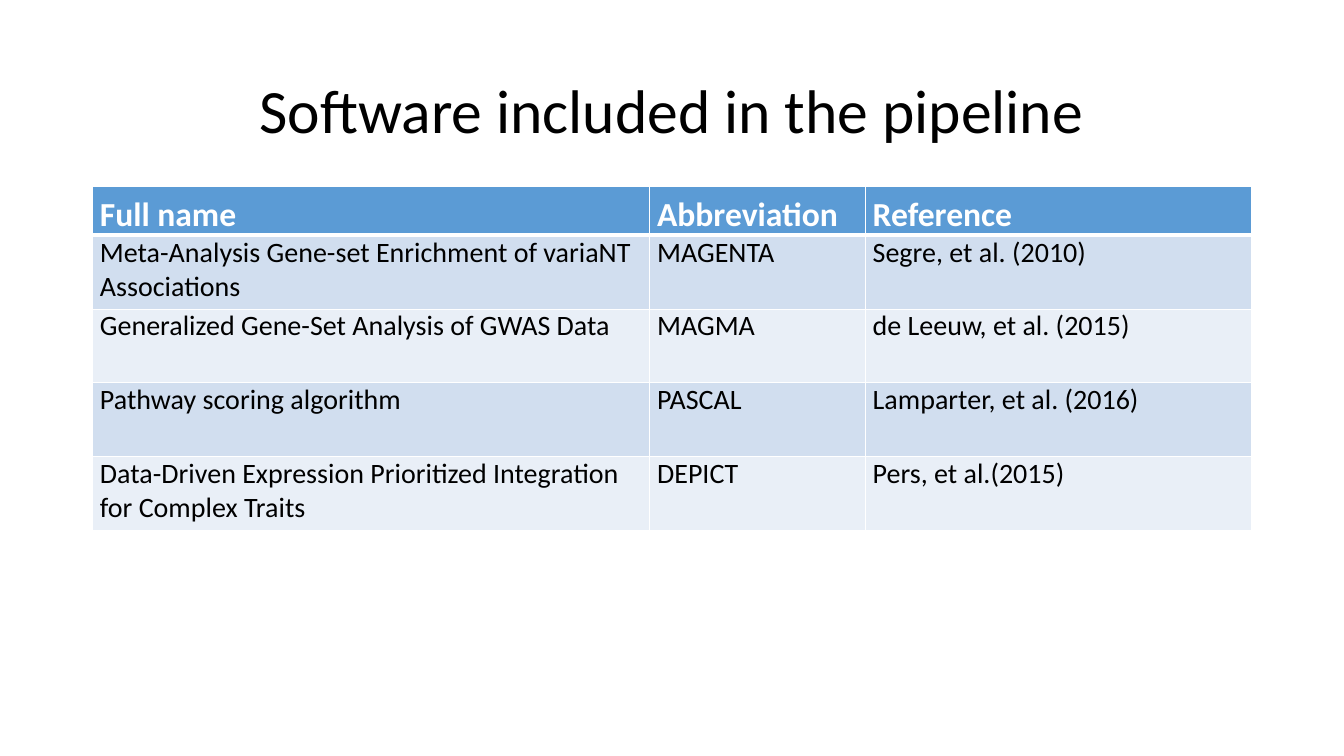
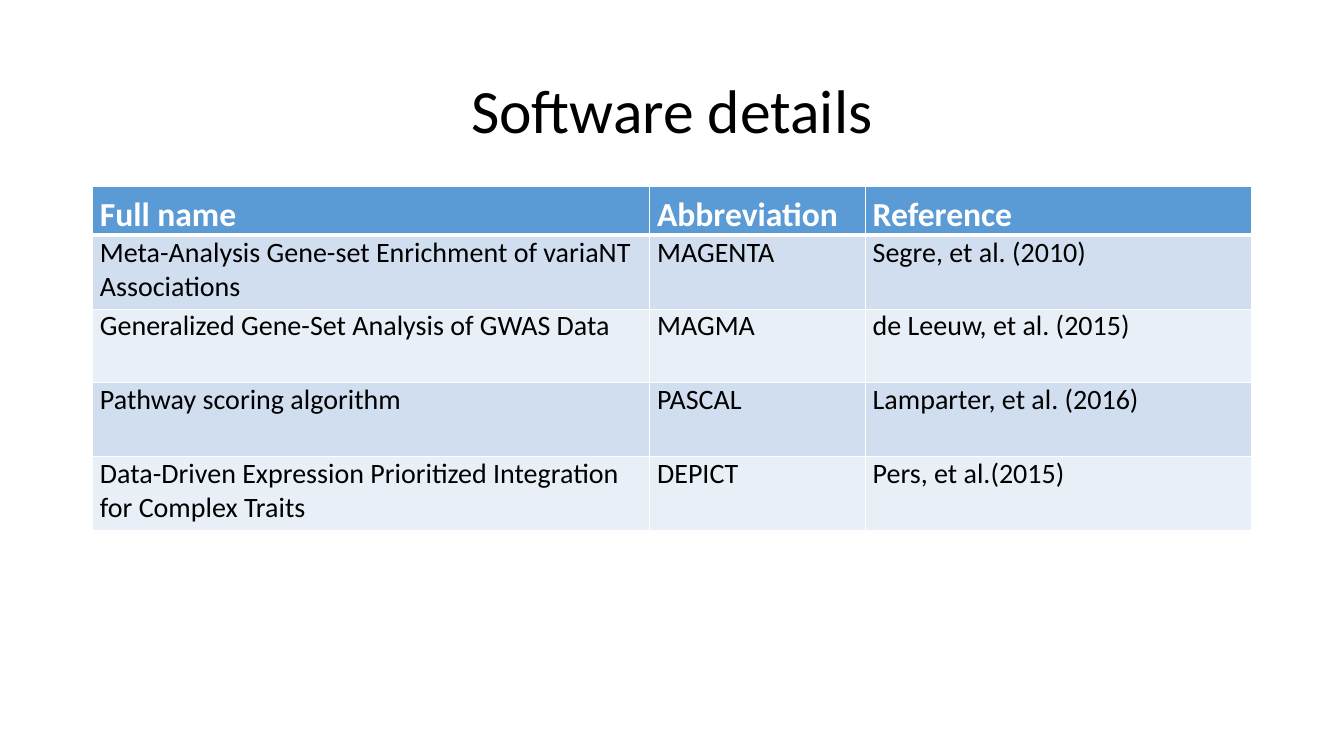
Before and after one commit to jinghuazhao/PW-pipeline, a slide deck: slide 4 of README.pptx. Drawn at 1344x756 pixels with LibreOffice and Linux fonts; fonts in the diff are those of the drawing. Boxes give left, top, right and bottom in pixels: in the first picture for what was removed or moved away, otherwise in the second. Text is boxed around its words. In the diff, an @@ line names an element or a change of style, - is before the commit and + after.

```diff
--- a/README.pptx
+++ b/README.pptx
@@ title at bbox=[471, 90, 872, 134]: text changed @@
-Software included in the pipeline
+Software details
```
Also in this commit, not shown: 2 other slides changed.
